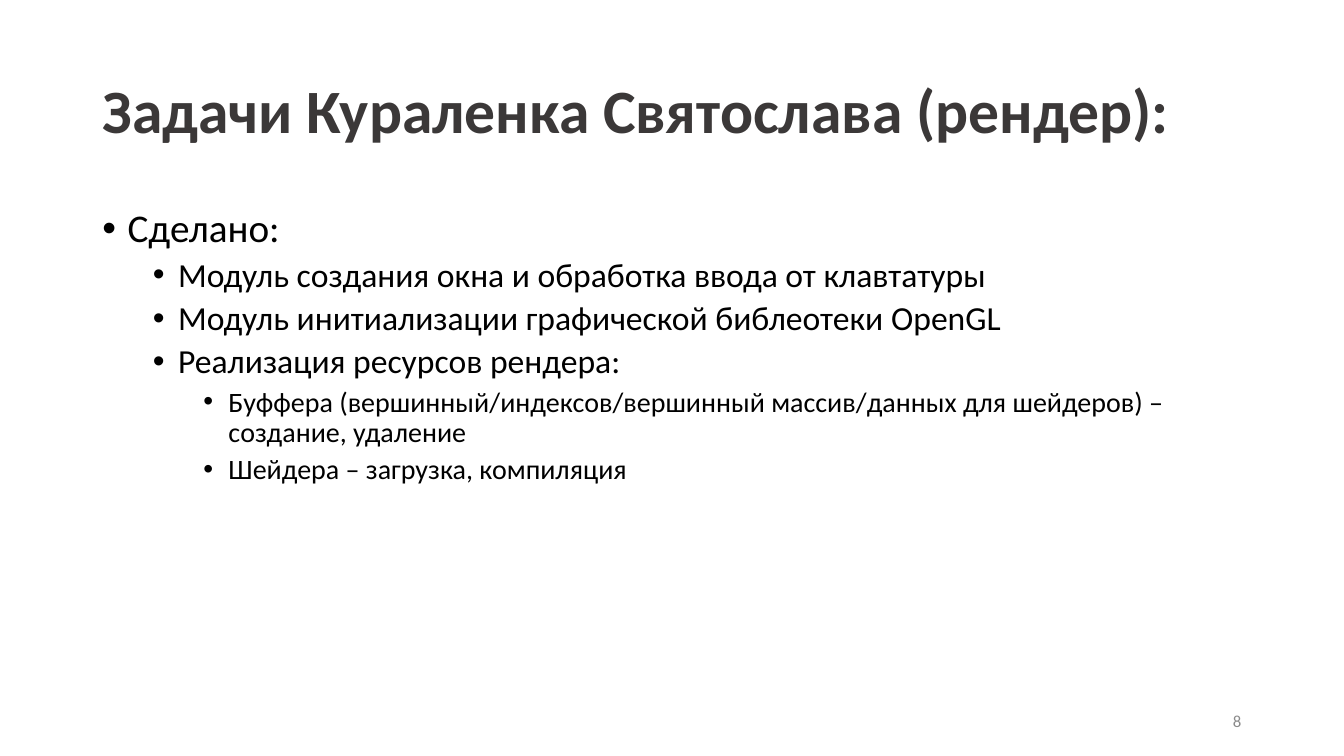
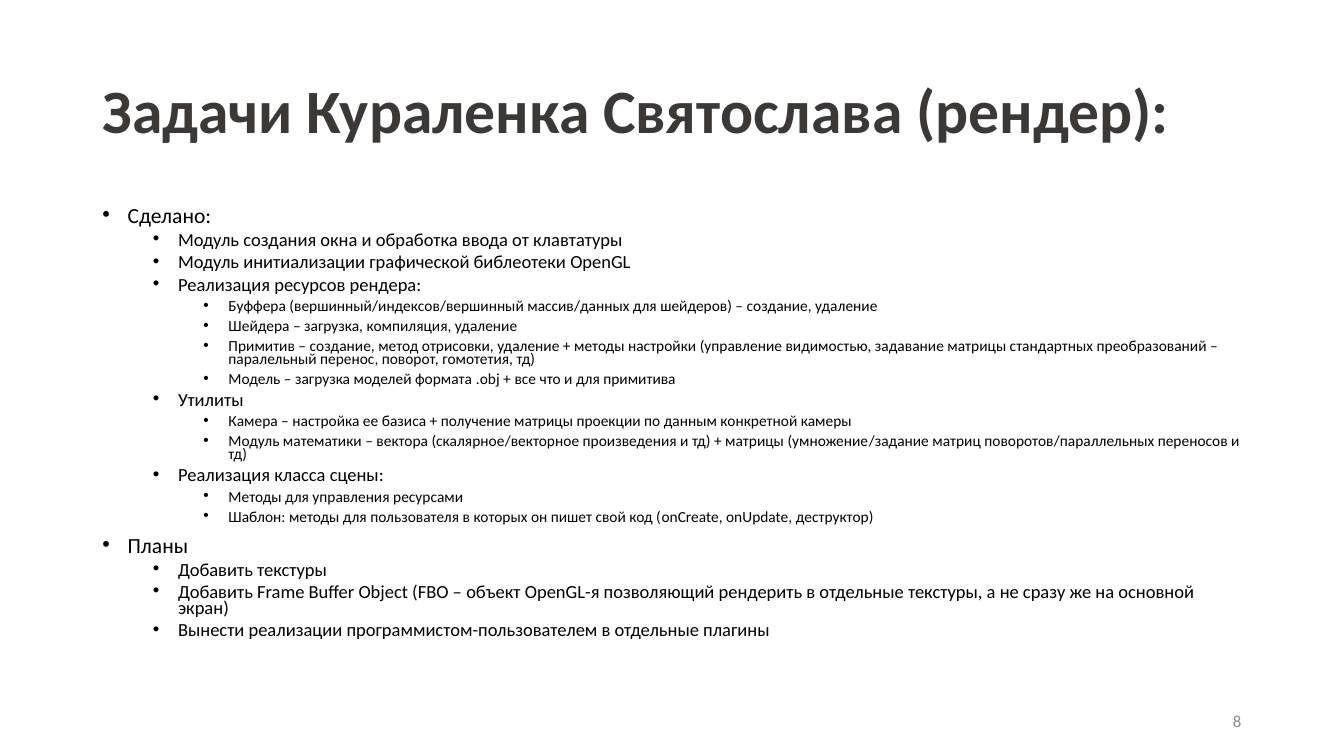
Before and after one commit to DmitriyVlasovDV1/CppRMRT, a slide deck: slide 8 of doc/presentation.pptx. Drawn at 1344x756 pixels with LibreOffice and Linux fonts; fonts in the diff are those of the drawing. Boxes give left, top, right and bottom in pixels: in the first picture for what was removed or moved away, otherwise in the second. Text is boxed around its words. In the diff, an @@ line names an element or a change of style, - is before the commit and + after.

```diff
--- a/doc/presentation.pptx
+++ b/doc/presentation.pptx
@@ text at [128, 209, 877, 314]: size 28 to 15.4 pt in "Сделано:"; size 24 to 13.2 pt in "Модуль создания окна и обработка ввода от ...", "Модуль инитиализации графической библеотеки OpenGL", "Реализация ресурсов рендера:"; size 20 to 11 pt in "Буффера (вершинный/индексов/вершинный массив/данных для шейд ..."; line spacing 0.9 to 0.7 @@
@@ text at [128, 320, 1239, 639]: text changed; size 20 to 11 pt @@
-    • Шейдера – загрузка, компиляция
+    • Шейдера – загрузка, компиляция, удаление
+    • Примитив – создание, метод отрисовки, удаление + методы настройки (управление видимостью, задавание матрицы стандартных преобразований – паралельный перенос, поворот, гомотетия, тд)
+    • Модель – загрузка моделей формата .obj + все что и для примитива
+  • Утилиты
+    • Камера – настройка ее базиса + получение матрицы проекции по данным конкретной камеры
+    • Модуль математики – вектора (скалярное/векторное произведения и тд) + матрицы (умножение/задание матриц поворотов/параллельных переносов и тд)
+  • Реализация класса сцены:
+    • Методы для управления ресурсами
+    • Шаблон: методы для пользователя в которых он пишет свой код (onCreate, onUpdate, деструктор)
+• Планы
+  • Добавить текстуры
+  • Добавить Frame Buffer Object (FBO – объект OpenGL-я позволяющий рендерить в отдельные текстуры, а не сразу же на основной экран)
+  • Вынести реализации программистом-пользователем в отдельные плагины
```
Also in this commit, not shown: 1 other slide changed, 1 slide added.
